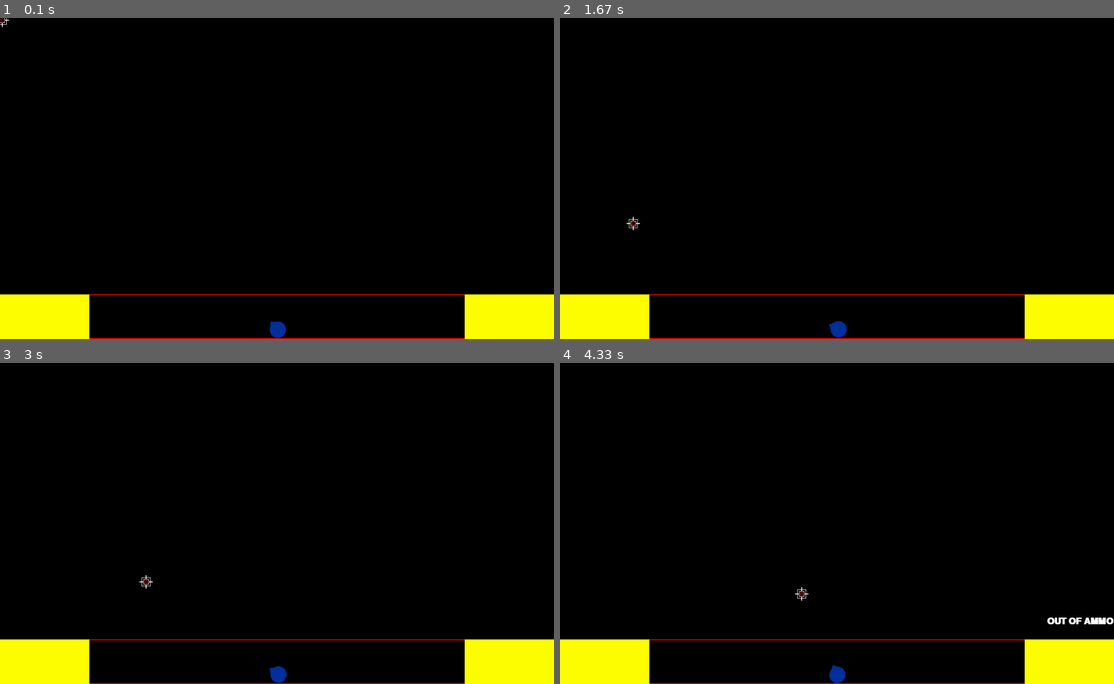
Above: before the commit, frames 1-4 (two rows, left to right).
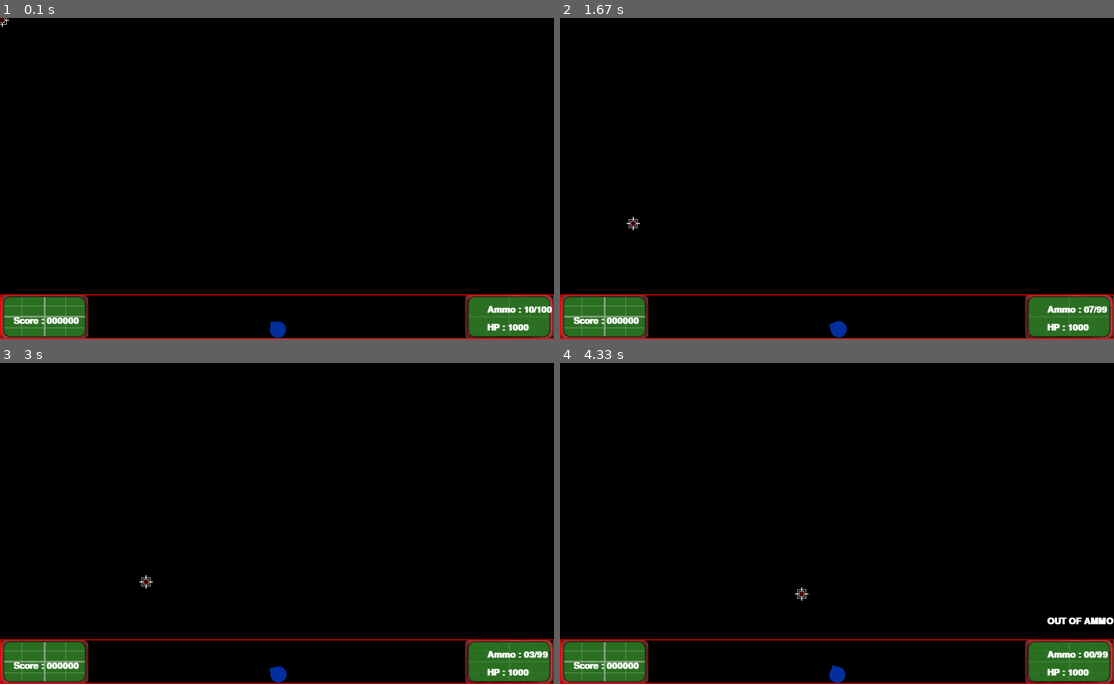
Above: after the commit, the same moments.

Repository: fanagiannis/DECK-COMMANDER
Game: pygame game, started from Game.py
The game is run twice, just before and just after one commit, with the same random seed, the same clock (stepped at 60 frames per second) and the same inputs.
Inputs (mouse positions are in pixels of both pictures, inside the frame that each line leads up to):
- Up to frame 1 (0.1 s): no input
- Up to frame 2 (1.67 s): click (837, 178) at 0.38 s; tap R at 0.67 s; click (626, 75) at 1.05 s; click (632, 223) at 1.38 s
- Up to frame 3 (3 s): click (116, 462) at 1.72 s; click (476, 545) at 2.05 s; click (105, 542) at 2.38 s; click (144, 581) at 2.72 s
- Up to frame 4 (4.33 s): click (875, 472) at 3.05 s; click (648, 443) at 3.38 s; click (875, 420) at 3.72 s; click (803, 594) at 4.05 s

The runs differ from the first frame. In frame 1, 4.5% of the frame differs, in the area x 0-100%, y 86-100%; in frame 2, 4.5%; in frame 3, 4.5%; in frame 4, 4.5%.

Commit message:
ASSETS ADDITION (SCREENS)

Diff:
--- a/Constants.py
+++ b/Constants.py
@@ -13,6 +13,8 @@
 LINK_ASSETS_REPAIR=LINK_ASSETS_BASE+"\\Repair.png"
 LINK_ASSETS_ROCKET=LINK_ASSETS_BASE+"\\Rocket.png"
 LINK_ASSETS_BACKGROUND="assets\\background.png"
+LINK_ASSETS_SCREEN="assets\\Screen.png"
+LINK_ASSETS_SCREEN2="assets\\Screen2.png"
 
    #+++++DISPLAY+++++
 
--- a/Game.py
+++ b/Game.py
@@ -44,8 +44,12 @@
     pygame.mouse.set_visible(False)
 
 def ref_rect():
-    pygame.draw.rect(DISPLAY_WINDOW,COLOR_YELLOW,(DISPLAY_WIDTH-200,DISPLAY_HEIGHT-100,DISPLAY_WIDTH,DISPLAY_HEIGHT)) #AMMO/HP SCREEN
-    pygame.draw.rect(DISPLAY_WINDOW,COLOR_YELLOW,(0,DISPLAY_HEIGHT-100,200,DISPLAY_HEIGHT)) #SCORE SCREEN
+    #pygame.draw.rect(DISPLAY_WINDOW,COLOR_YELLOW,(DISPLAY_WIDTH-200,DISPLAY_HEIGHT-100,DISPLAY_WIDTH,DISPLAY_HEIGHT)) #AMMO/HP SCREEN
+    SCREEN1=pygame.image.load(LINK_ASSETS_SCREEN)
+    SCREEN2=pygame.image.load(LINK_ASSETS_SCREEN2)
+    DISPLAY_WINDOW.blit(SCREEN2,(DISPLAY_WIDTH-200,DISPLAY_HEIGHT-100))
+    #pygame.draw.rect(DISPLAY_WINDOW,COLOR_YELLOW,(0,DISPLAY_HEIGHT-100,200,DISPLAY_HEIGHT)) #SCORE SCREEN
+    DISPLAY_WINDOW.blit(SCREEN1,(0,DISPLAY_HEIGHT-100))
 
 def spawner():
 
@@ -56,7 +60,7 @@
     score_message_text = "Score : "+ score_live #ADD ZEROES BEFORE SCORE
     lives_message_text = "HP : "+ str(hitbox.hp)
     game_over_message_text = "GAME OVER ! "
-    ammo_message_text = "Ammo : " + ammo_live
+    ammo_message_text = "Ammo : " + ammo_live + f"/{int(P.ammo_supplies)}"
     ammo_no_message_text = "OUT OF AMMO! "
 
     if hitbox.dead==False:
@@ -142,8 +146,8 @@
     for event in pygame.event.get():
         eventhandler()
 
+    ref_rect()
     spawner()
-    ref_rect()
 
     pygame.display.update()
     GAME_CLOCK.tick(FPS)
--- a/Player.py
+++ b/Player.py
@@ -17,7 +17,7 @@
         self.pos=(self.posx,self.posy)
         self.rect.center=self.pos
         self.canfire=True
-        self.ammo_supplies=1000
+        self.ammo_supplies=100
         self.maxammo=10
         self.score=0
         self.ammo=self.maxammo
@@ -38,8 +38,9 @@
                 else:
                     self.IsReloading=False
                 if self.IsReloading:
+                    self.ammo_supplies-=0.05
                     self.ammo+=0.05
-                    self.ammo_supplies-=0.05
+
             else:
                 print("NO AMMO!")
 
Binary file added: assets/Screen.png
Binary file added: assets/Screen2.png
